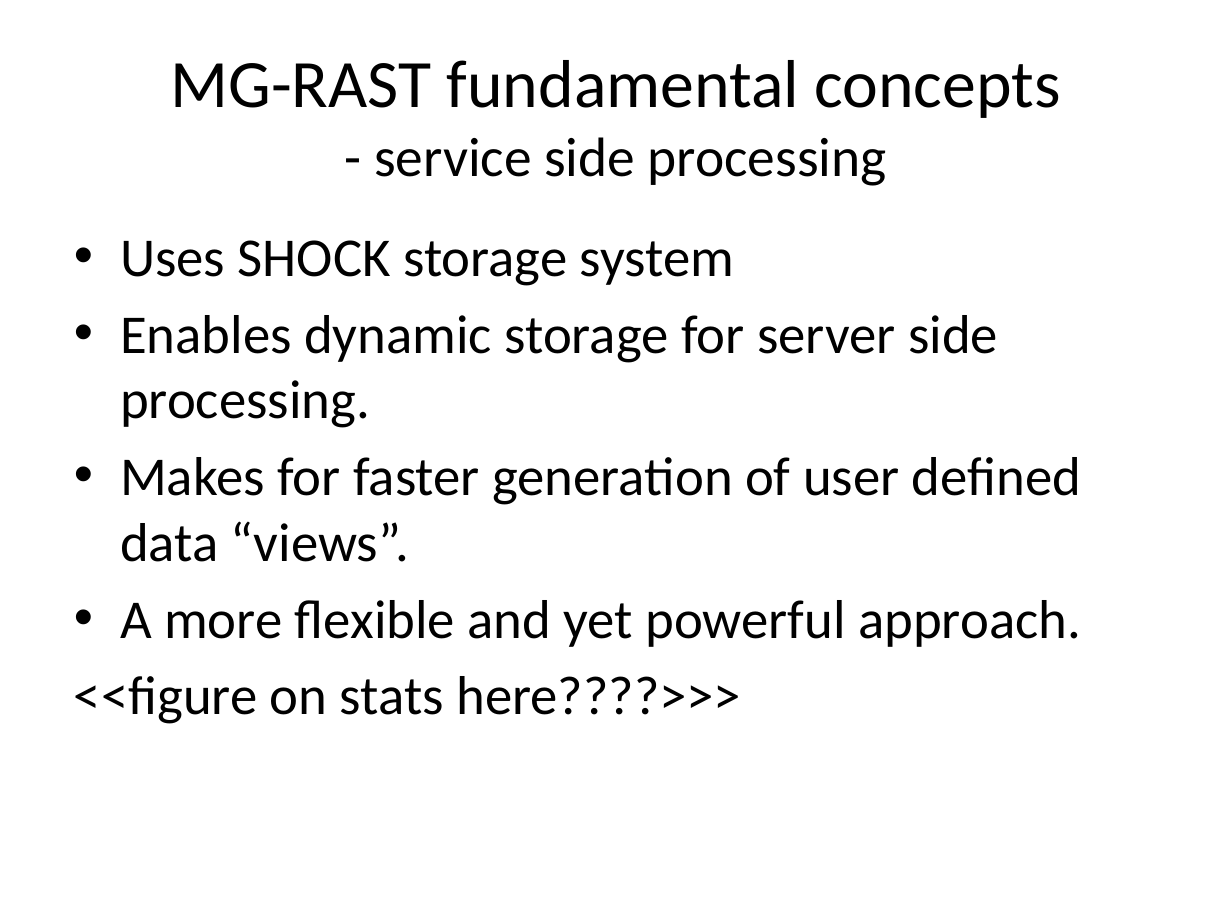
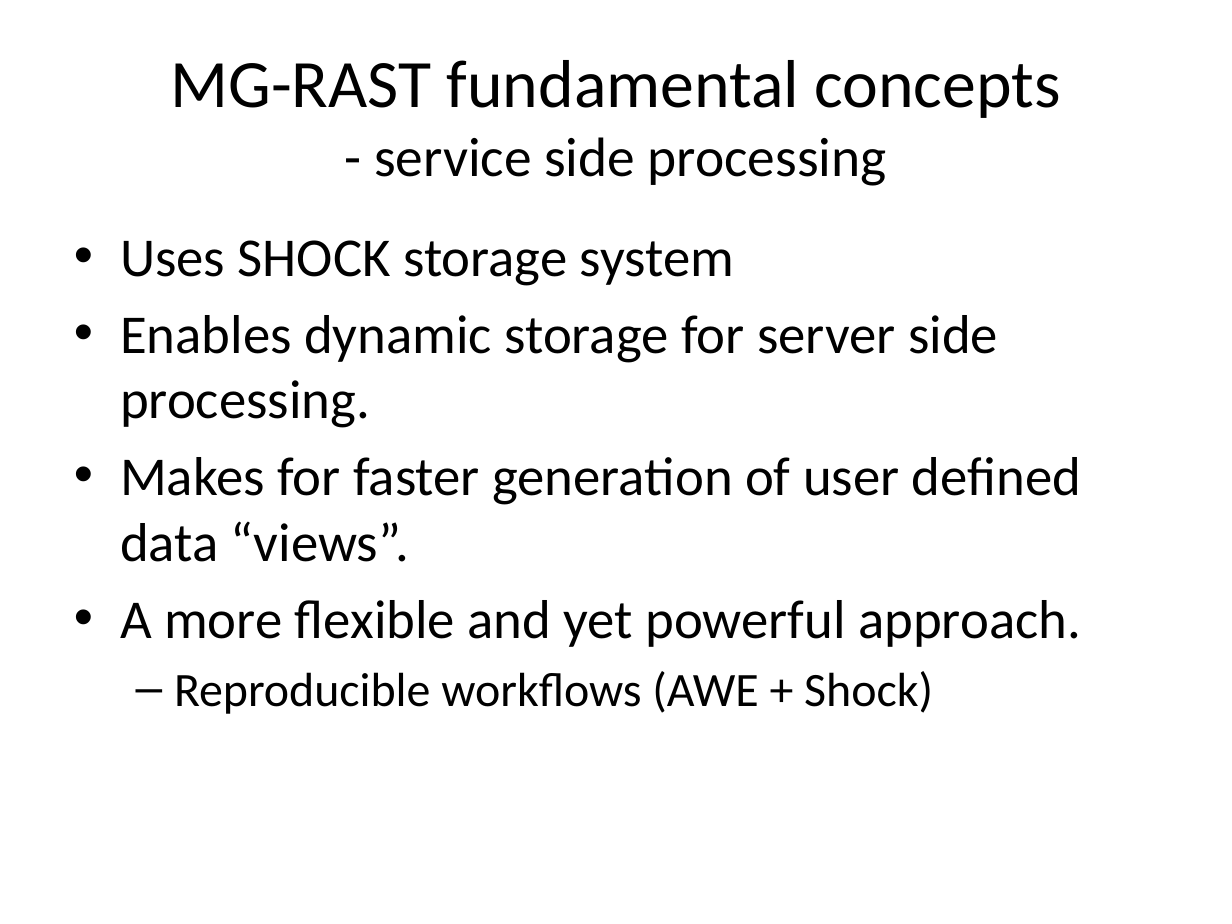
Before and after one commit to LuffyLuffy/MG-RAST-Tutorials, a slide deck: slide 10 of ui/MG-RAST_Class_v3.6.1.pptx. Drawn at 1232x924 pixels with LibreOffice and Linux fonts; fonts in the diff are those of the drawing. Boxes give left, top, right and bottom in pixels: in the first picture for what was removed or moved away, otherwise in the second. Text is boxed around its words. In the diff, an @@ line names an element or a change of style, - is before the commit and + after.

Commit message:
text updates

```diff
--- a/ui/MG-RAST_Class_v3.6.1.pptx
+++ b/ui/MG-RAST_Class_v3.6.1.pptx
@@ text at <box>174,671,933,714</box>: text changed; size 32 to 28 pt @@
-<<figure on stats here????>>>
+  – Reproducible workflows (AWE + Shock)
```
Also in this commit, not shown: 2 other slides changed.
